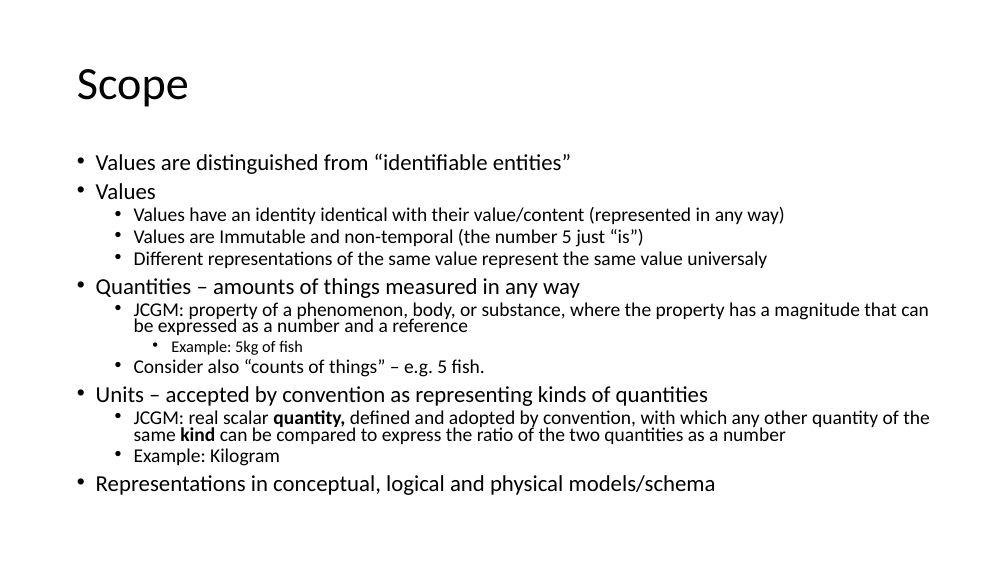
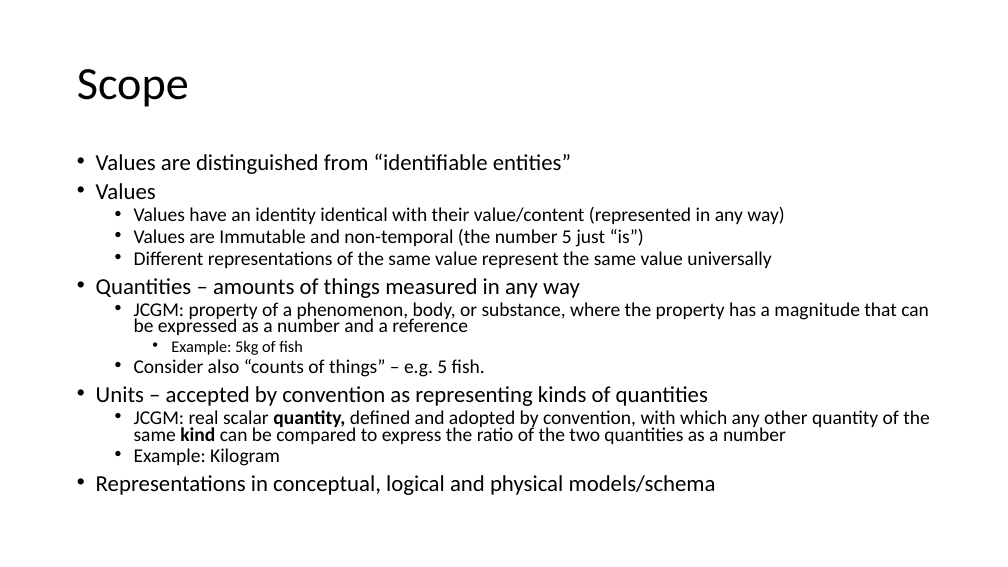
Before and after one commit to ModelDriven/SIMF, a slide deck: slide 2 of Presentations/Values, Quantities & Units.pptx. Drawn at 1008x567 pixels with LibreOffice and Linux fonts; fonts in the diff are those of the drawing. Boxes give left, top, right and bottom in pixels: in the first picture for what was removed or moved away, otherwise in the second. Text is boxed around its words. In the diff, an @@ line names an element or a change of style, - is before the commit and + after.

Commit message:
Updated with file name
And some spelling

```diff
--- a/Presentations/Values, Quantities & Units.pptx
+++ b/Presentations/Values, Quantities & Units.pptx
@@ text at [134, 251, 772, 268]: text changed @@
-  • Different representations of the same value represent the same value universaly
+  • Different representations of the same value represent the same value universally
```
Also in this commit, not shown: 5 other slides changed.
